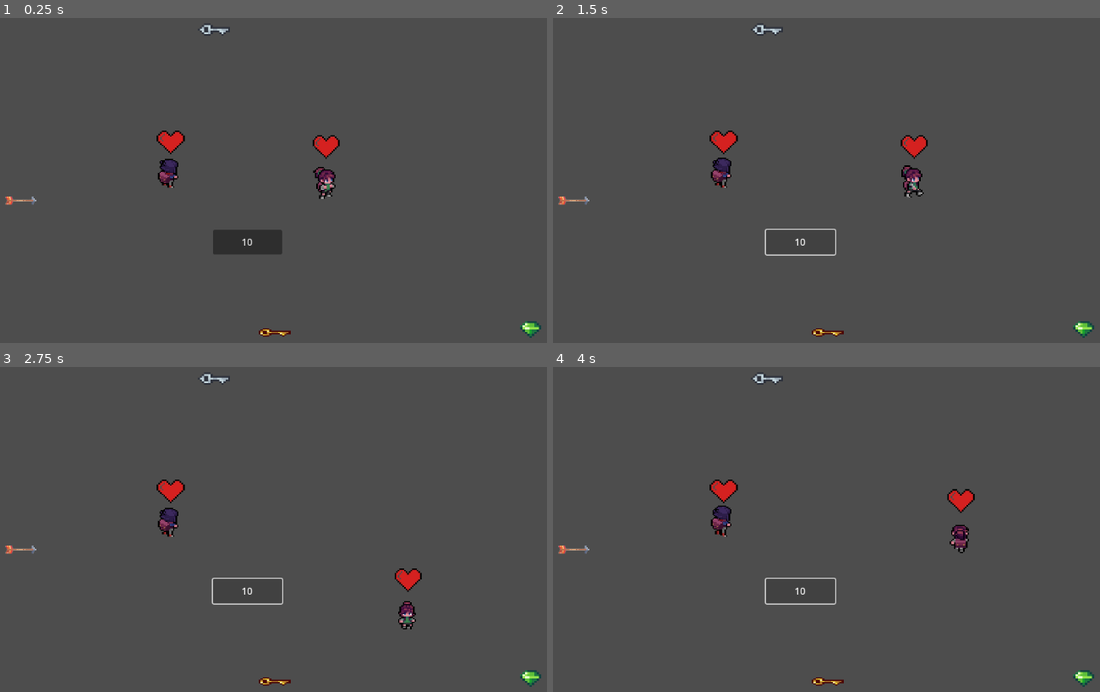
Above: before the commit, frames 1-4 (two rows, left to right).
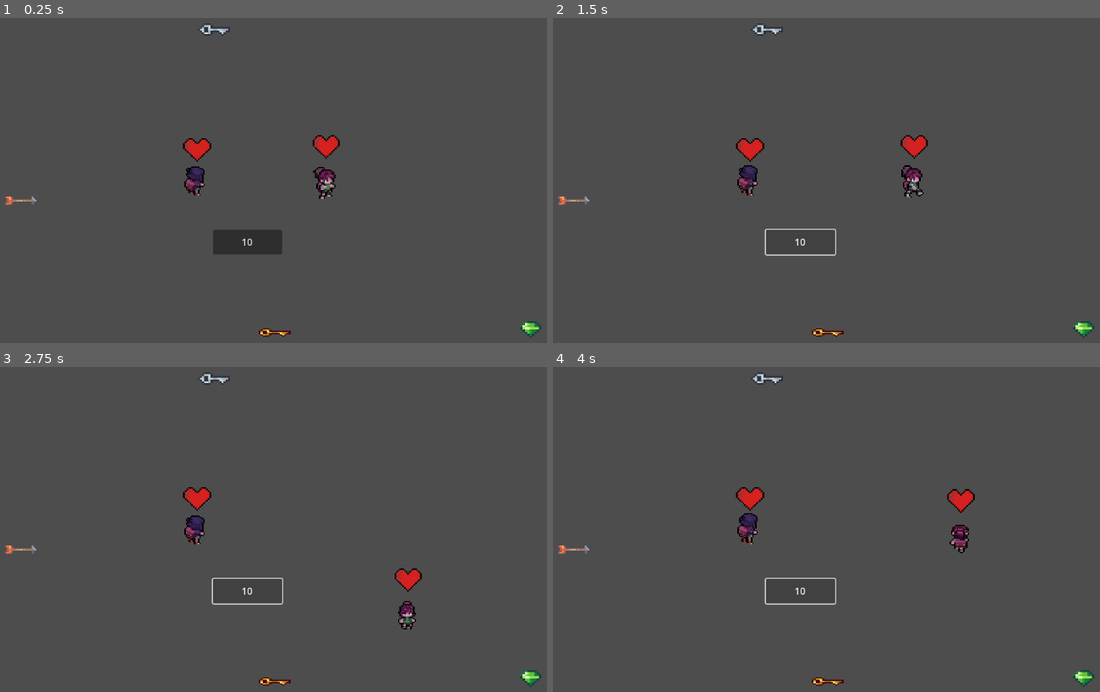
Above: after the commit, the same moments.

Repository: RenanRabelo1/AV3---Game
Game: Godot game, scene res://Cenas/fase_final.tscn
Two runs of this game, one before a commit and one after it. Both use one fixed random seed, a clock stepped at 60 frames per second and the inputs below. This scene is started directly instead of the project's main scene.
Inputs:
- Up to frame 1 (0.25 s): no input
- Up to frame 2 (1.5 s): click "10" at 0.5 s; hold D (direita) from 1.28 s (still down)
- Up to frame 3 (2.75 s): tap P (Pular) at 1.52, 2.27 s; release D (direita) at 2.03 s; hold S (baixo) from 2.03 s (still down)
- Up to frame 4 (4 s): release S (baixo) at 2.78 s; hold D (direita) 2.78-3.53 s; hold W (cima) from 3.53 s (still down); tap P (Pular) at 3.77 s

The runs differ from the first frame. In frame 1, 1.0% of the frame differs, in the area x 28-39%, y 34-55%; in frame 2, 1.0%; in frame 3, 1.0%; in frame 4, 1.0%.

Commit message:
PhaseFinJoseCOncertado

Diff:
--- a/Cenas/fase_final.gd
+++ b/Cenas/fase_final.gd
@@ -114,7 +114,7 @@
 
 func _on_errada_body_entered(body: Node2D) -> void:
 	if body.name == "Jose":
-		body.global_position = Vector2(361, 97)
+		body.global_position = Vector2(96, 47)
 		_jose_die()
 		print("gol")
 	if body.name == "carol":
--- a/Cenas/fase_final.tscn
+++ b/Cenas/fase_final.tscn
@@ -488,7 +488,7 @@
 shape = SubResource("SegmentShape2D_pq2lp")
 
 [node name="Jose" parent="." instance=ExtResource("1_jjlrl")]
-position = Vector2(-141, 34)
+position = Vector2(-96, 47)
 collision_mask = 11
 
 [node name="AnimatedSprite2D2" type="AnimatedSprite2D" parent="Jose"]
